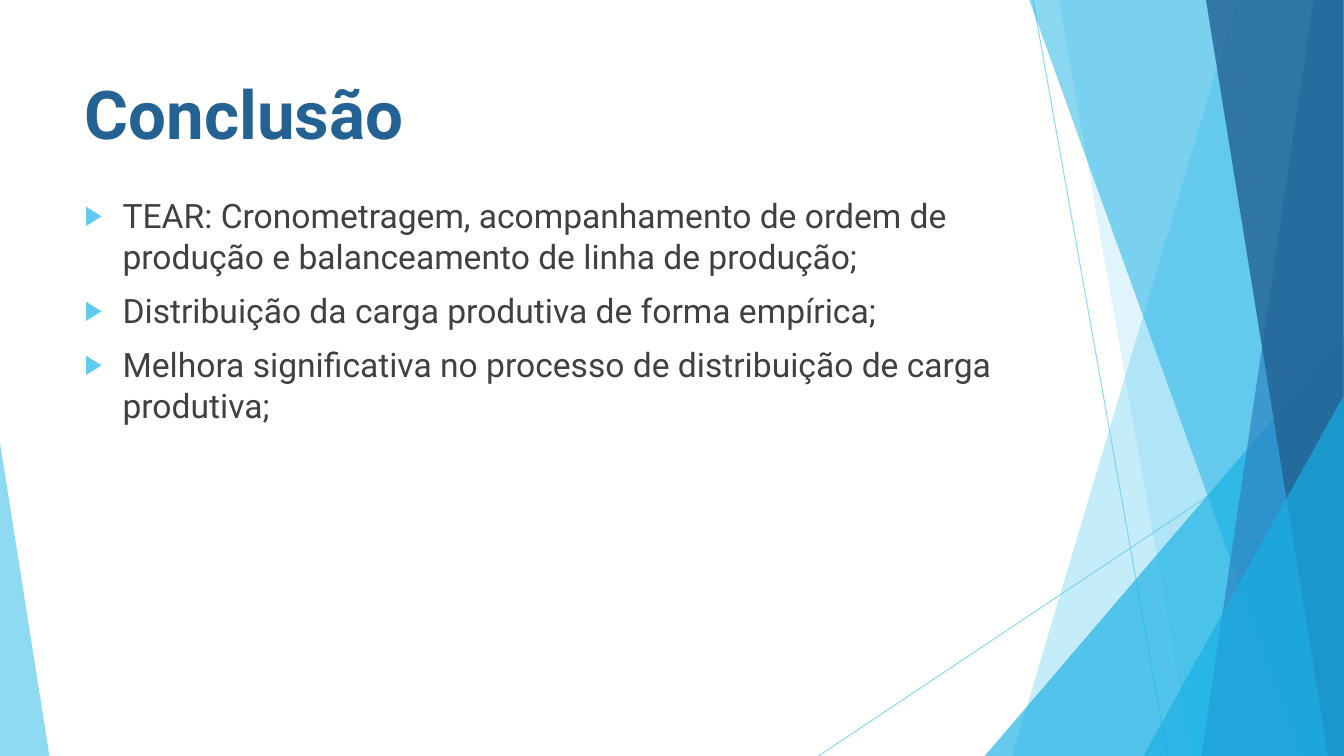
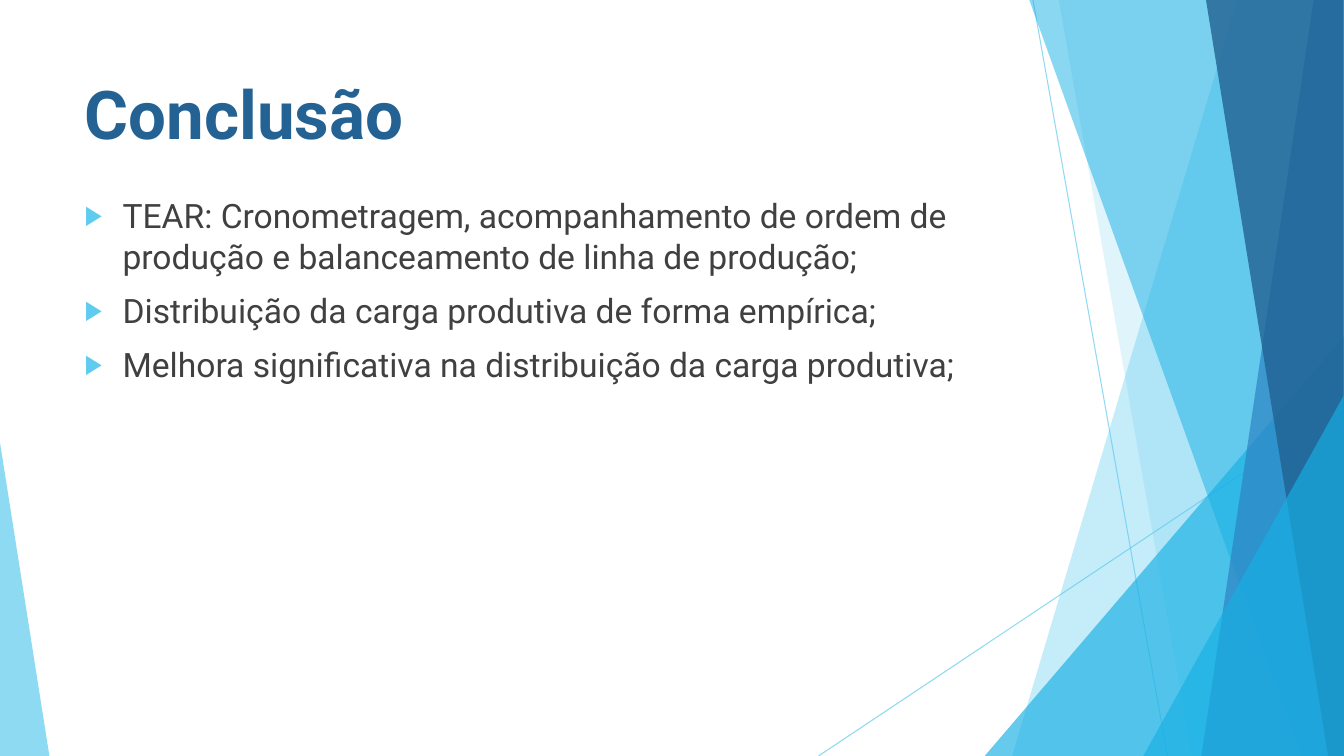
Before and after one commit to ruannicolini/Tear, a slide deck: slide 20 of Documentação/BALANCEAMENTO DE LINHA DE PRODUÇÃO.pptx (slide 18 before the commit). Drawn at 1344x756 pixels with LibreOffice and Linux fonts; fonts in the diff are those of the drawing. Boxes give left, top, right and bottom in pixels: in the first picture for what was removed or moved away, otherwise in the second. Text is boxed around its words. In the diff, an @@ line names an element or a change of style, - is before the commit and + after.

```diff
--- a/Documentação/BALANCEAMENTO DE LINHA DE PRODUÇÃO.pptx
+++ b/Documentação/BALANCEAMENTO DE LINHA DE PRODUÇÃO.pptx
@@ text at (123, 351, 954, 385): text changed @@
-▶ Melhora significativa no processo de distribuição de carga produtiva;
+▶ Melhora significativa na distribuição da carga produtiva;
```
Also in this commit, not shown: 6 other slides changed, 2 slides added, 9 other files.
